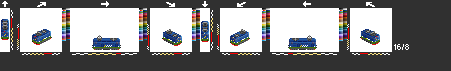
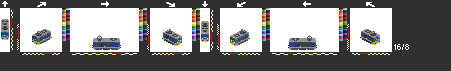
Layered file, before and after one edit (451 x 71). Changes by layer:
added layer "sj8" above "hctor1" over [1, 19, 380, 50]
hid "hctor1" over [1, 34, 380, 50]
